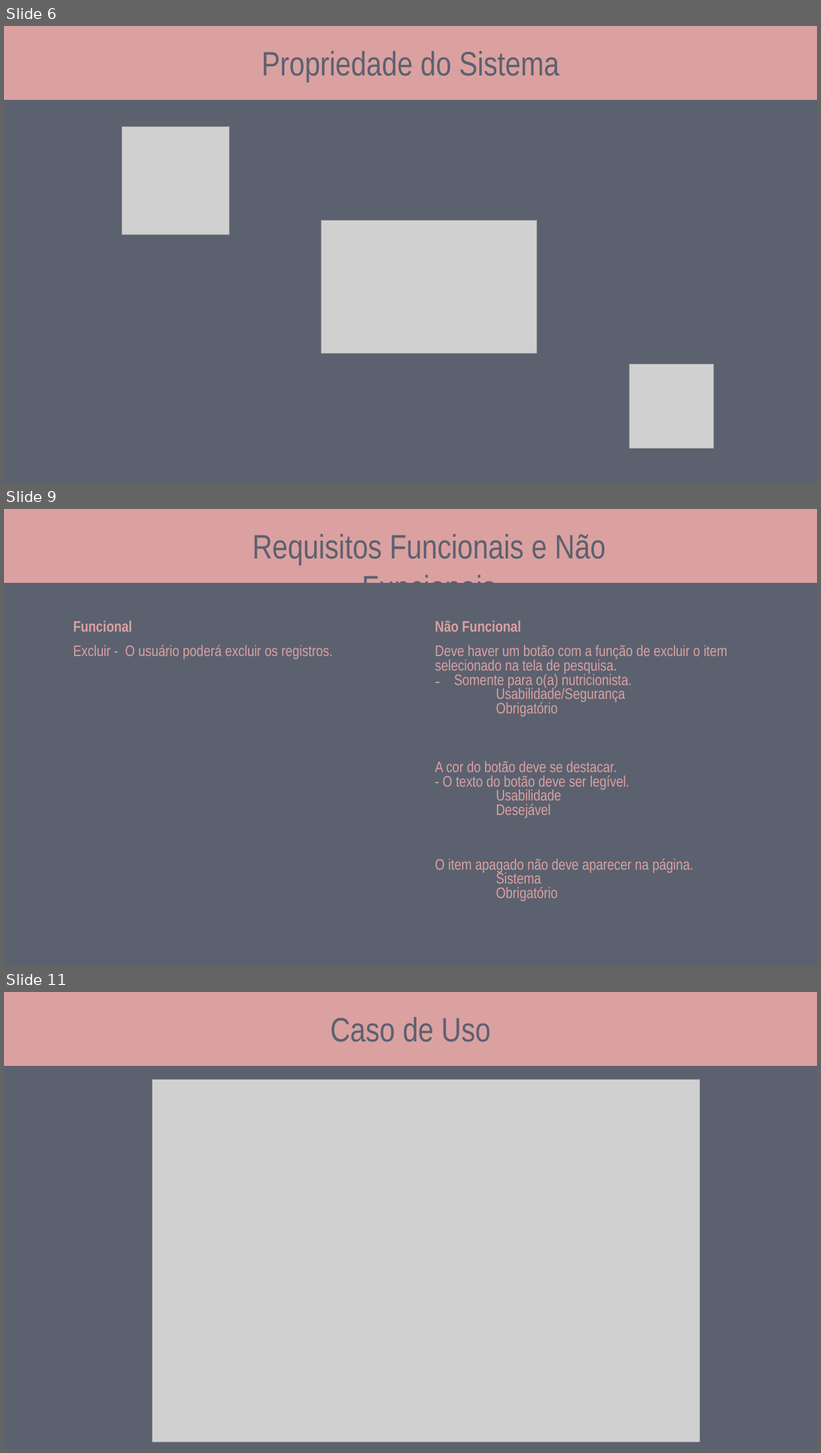
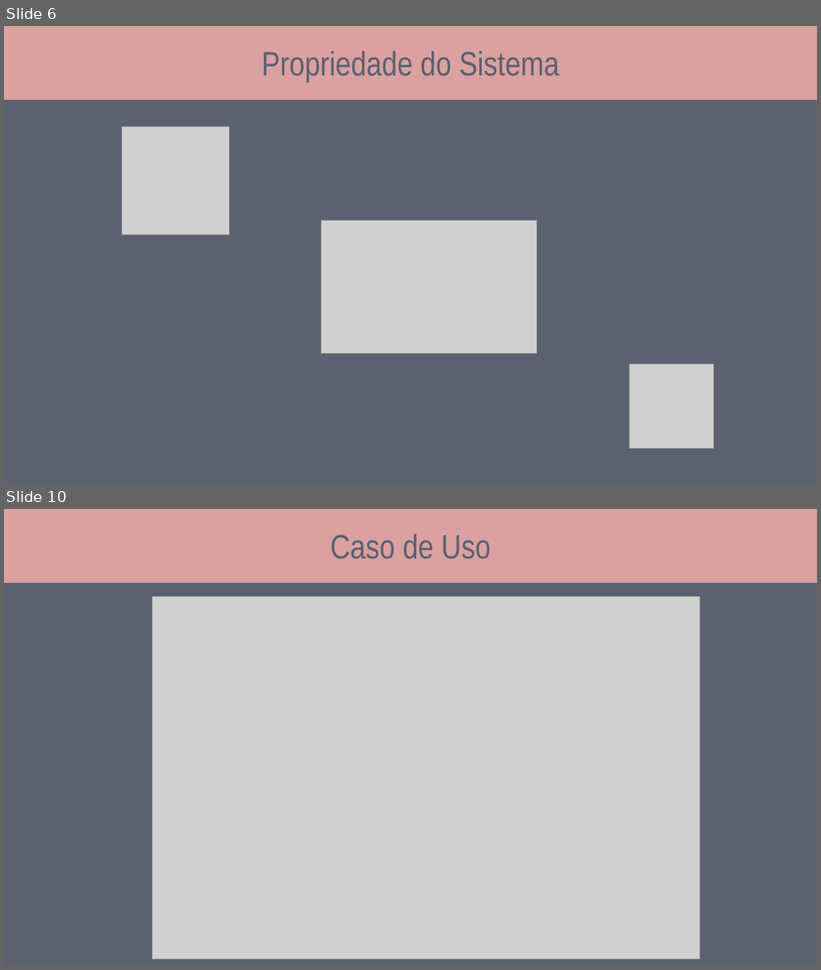
Before and after one commit to caiobarretta/Diet-CSharp, a slide deck: doc/IFSP/Diet-csharp.pptx. Shown one above the other, each under a label of ours: slides 6, 9 and 11 before the commit, slides 6 and 10 after it; the slides between them are not shown. The pictures are 821x1453 and 821x970 pixels, drawn with LibreOffice and Linux fonts; fonts in the diff are those of the drawing; grey boxes stand for pictures. Boxes give left, top, right and bottom in pixels: in the first picture for what was removed or moved away, otherwise in the second. Text is boxed around its words. In the diff, an @@ line names an element or a change of style, - is before the commit and + after.

Commit message:
Alteração no ppt e Exportação PDF V3
Corrigido os requisitos funcionais, não funcionais e de domínio.

```diff
--- a/doc/IFSP/Diet-csharp.pptx
+++ b/doc/IFSP/Diet-csharp.pptx
@@ slide 9 removed at (4,509,817,966), background #5B616F @@
@@ rectangle removed at (4,509,817,583) @@
@@ text removed at (252,534,606,583) @@
-Requisitos Funcionais e Não Funcionais
@@ table removed at (67,618,790,917), 4 rows, 2 columns @@
-Funcional | Não Funcional
-Excluir - O usuário poderá excluir os registros. | Deve haver um botão com a função de excluir o item selecionado na tela de pesquisa. / Somente para o(a) nutricionista. / Usabilidade/Segurança / Obrigatório
- | A cor do botão deve se destacar. / - O texto do botão deve ser legível. / Usabilidade / Desejável
- | O item apagado não deve aparecer na página. / Sistema / Obrigatório
@@ what was slide 11 is now slide 10 @@
```
Also in this commit, not shown: 1 slide changed, 2 slides added, 2 other slides removed, 1 other file.
